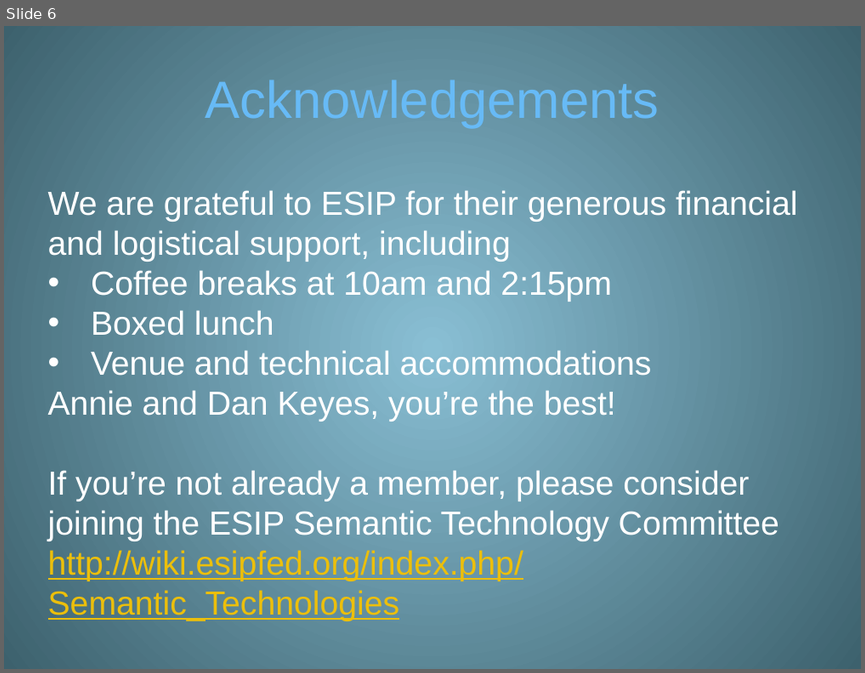
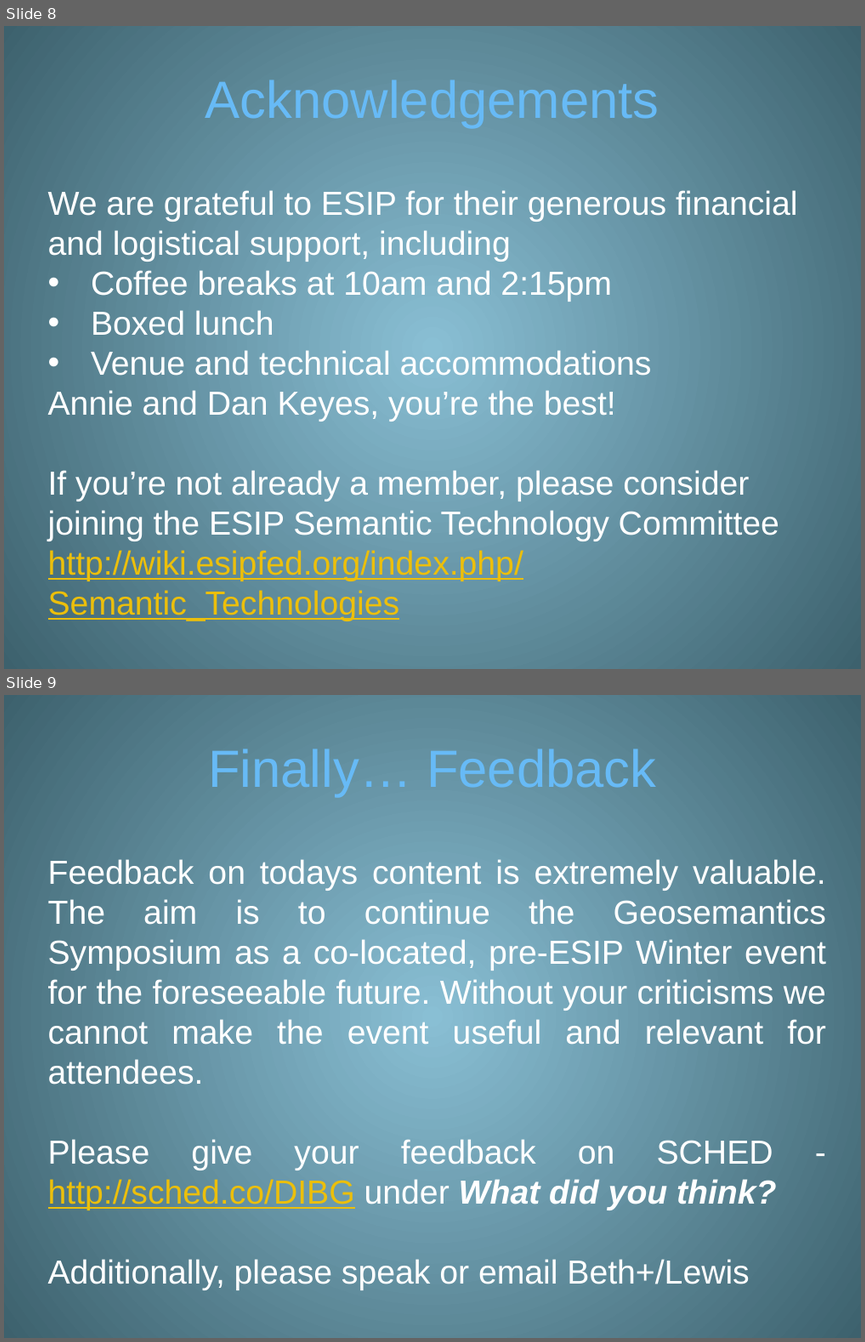
Before and after one commit to ESIPFed/stc, a slide deck: symposium/2018/talks/power_point/2018 Geosemantics Symposium Intro.pptx. Shown one above the other, each under a label of ours: slide 6 before the commit, slides 8 and 9 after it. The pictures are 865x673 and 865x1342 pixels, drawn with LibreOffice and Linux fonts; fonts in the diff are those of the drawing. Boxes give left, top, right and bottom in pixels: in the first picture for what was removed or moved away, otherwise in the second. Text is boxed around its words. In the diff, an @@ line names an element or a change of style, - is before the commit and + after.

```diff
--- a/symposium/2018/talks/power_point/2018 Geosemantics Symposium Intro.pptx
+++ b/symposium/2018/talks/power_point/2018 Geosemantics Symposium Intro.pptx
@@ slide 9 added at box(4, 695, 861, 1338), background gradient #88C1D5 to #3D626E @@
@@ title added at box(208, 749, 656, 797), 44 pt, text #67BAF6 @@
+Finally… Feedback
@@ text added at box(48, 859, 826, 1290), 28 pt, text #FFFFFF @@
+Feedback on todays content is extremely valuable. The aim is to continue the Geosemantics Symposium as a co-located, pre-ESIP Winter event for the foreseeable future. Without your criticisms we cannot make the event useful and relevant for attendees.
+Please give your feedback on SCHED - http://sched.co/DIBG under What did you think?
+Additionally, please speak or email Beth+/Lewis
@@ what was slide 6 is now slide 8 @@
```
Also in this commit, not shown: 5 slides changed, 2 other slides added.
